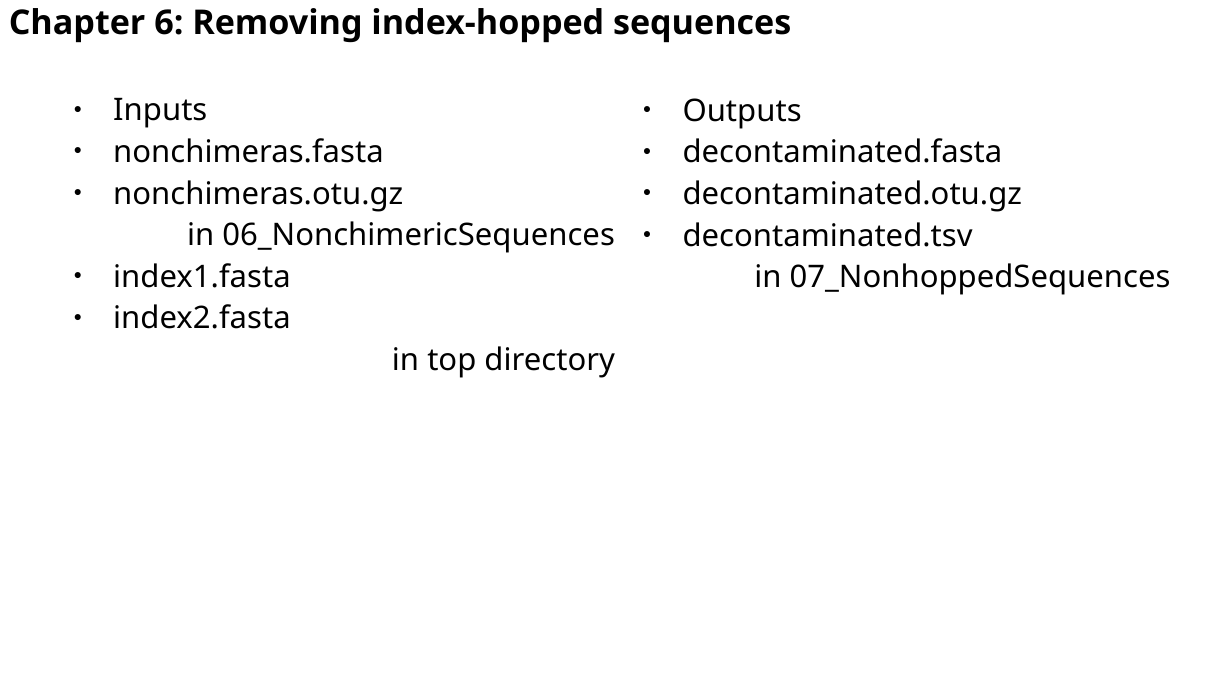
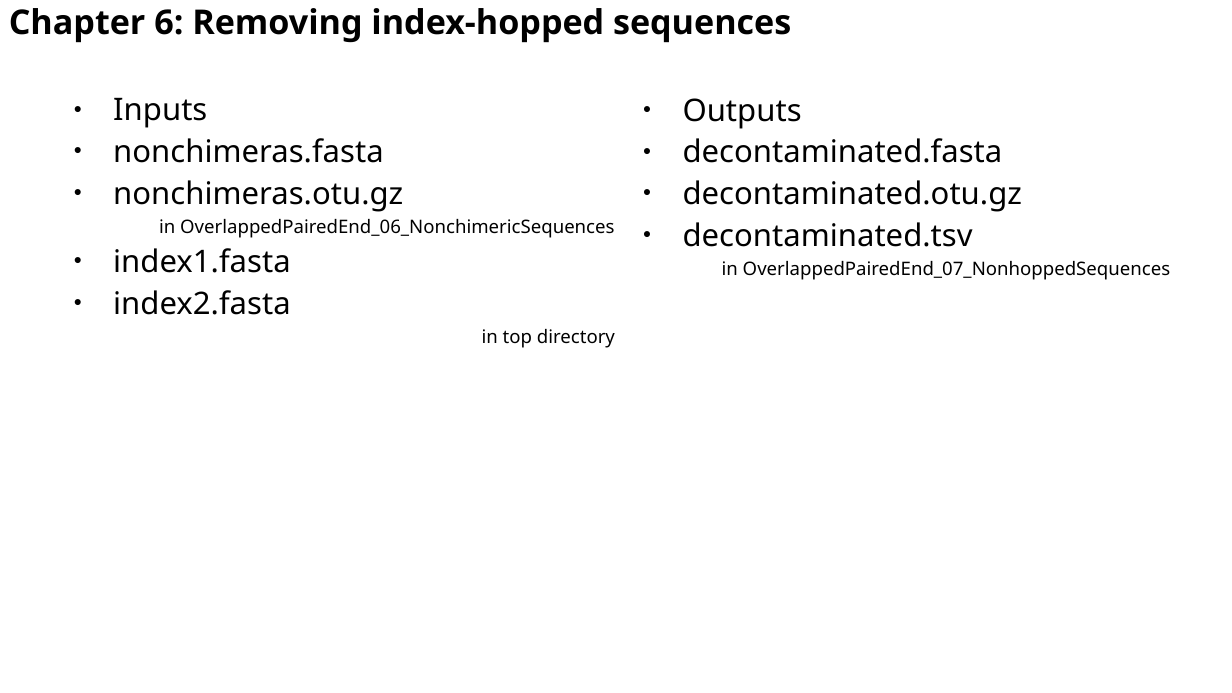
Before and after one commit to astanabe/ClaidentTutorial, a slide deck: slide 34 of AutumnSchool20201115.odp. Drawn at 1232x693 pixels with LibreOffice and Linux fonts; fonts in the diff are those of the drawing. Boxes give left, top, right and bottom in pixels: in the first picture for what was removed or moved away, otherwise in the second. Text is boxed around its words. In the diff, an @@ line names an element or a change of style, - is before the commit and + after.

```diff
--- a/AutumnSchool20201115.odp
+++ b/AutumnSchool20201115.odp
@@ text at (x1=159, y1=219, x2=614, y2=238): text changed; size 20 to 12 pt @@
-in 06_NonchimericSequences
+in OverlappedPairedEnd_06_NonchimericSequences
@@ text at (x1=722, y1=261, x2=1170, y2=280): text changed; size 20 to 12 pt @@
-in 07_NonhoppedSequences
+in OverlappedPairedEnd_07_NonhoppedSequences
@@ text at (x1=482, y1=329, x2=615, y2=348): size 20 to 12 pt in "in top directory" @@
```
Also in this commit, not shown: 18 other slides changed, 2 other files.
